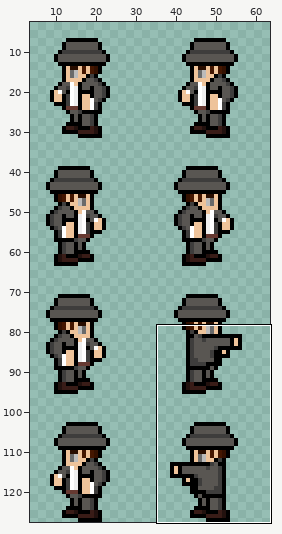
File history of a sprite sheet, ENDFALL/res/MainC.png. Above: a wide view before the commit, with the close-up outlined.
Close-up. Earlier state:
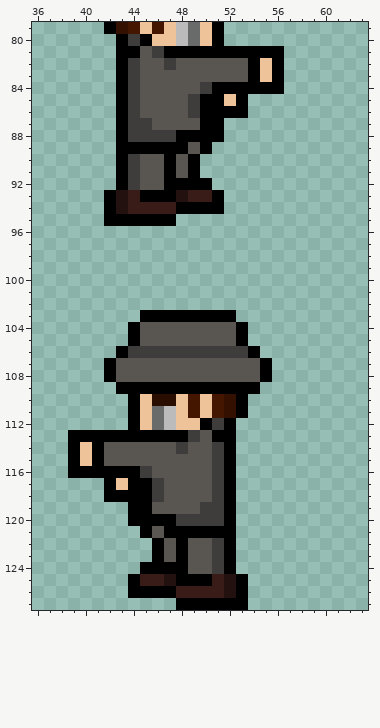
The file is 64x128 pixels. Shown: x 36..63, y 79..127. The wide view leaves out empty margins.
And afterwards:
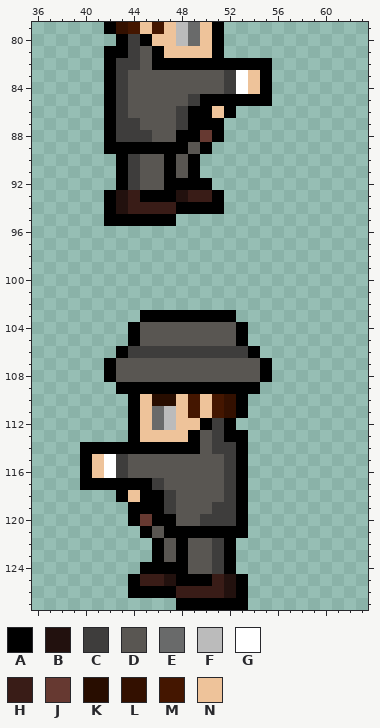
Palette (. is transparent): A #000000  B #22110e  C #3e3d3c  D #595652  E #696a6a  F #bbbbbb  G #ffffff  H #391c17  J #663931  K #280d00  L #331000  M #441600  N #eec39a
The exact change:
@@ x 40..58 @@
  80 ...ACANNFENA.......
- 81 ...AADCAAAAAAAAAA..
- 82 ...ACDDCDDDDDDANA..
- 83 ...ACDDDDDDDDDANA..
- 84 ...ACDDDDDCAAAAAA..
- 85 ...ACDDDDCAANA.....
- 86 ...ACDDDDCAAAA.....
- 87 ...ACCDDDDAA.......
- 88 ...ACCCCAAAA.......
- 89 ...AAAAAADA........
+ 81 ..AACDANNNNA.......
+ 82 ..ACCDAAAAAAAAAA...
+ 83 ..ACDDDDDDDDCGNA...
+ 84 ..ACDDDDDDDDCGNA...
+ 85 ..ACDDDDDCAAAAAA...
+ 86 ..ACDDDDCAANA......
+ 87 ..ACCDDDCAAA.......
+ 88 ..ACCCDDAAJA.......
+ 89 ..AAAAAAADA........
  90 ...ACDDADA.........
@@ x 37..55 @@
 112 .......ANEFNNACA...
-113 ..AAAAAAAAAACDAA...
-114 ..ANADDDDDDCDDCA...
-115 ..ANADDDDDDDDDCA...
-116 ..AAAAAACDDDDDCA...
-117 .....ANAACDDDDCA...
-118 .....AAAACDDDDCA...
-119 .......AADDDDCCA...
-120 .......AAAACCCCA...
-121 ........ADAAAAAA...
+113 .......ANNNNADCAA..
+114 ...AAAAAAAAAADCCA..
+115 ...ANGCDDDDDDDDCA..
+116 ...ANGCDDDDDDDDCA..
+117 ...AAAAAACDDDDDCA..
+118 ......ANAACDDDDCA..
+119 .......AAACDDDCCA..
+120 .......AJAADDCCCA..
+121 ........ADAAAAAAA..
 122 .........ADADDCA...
